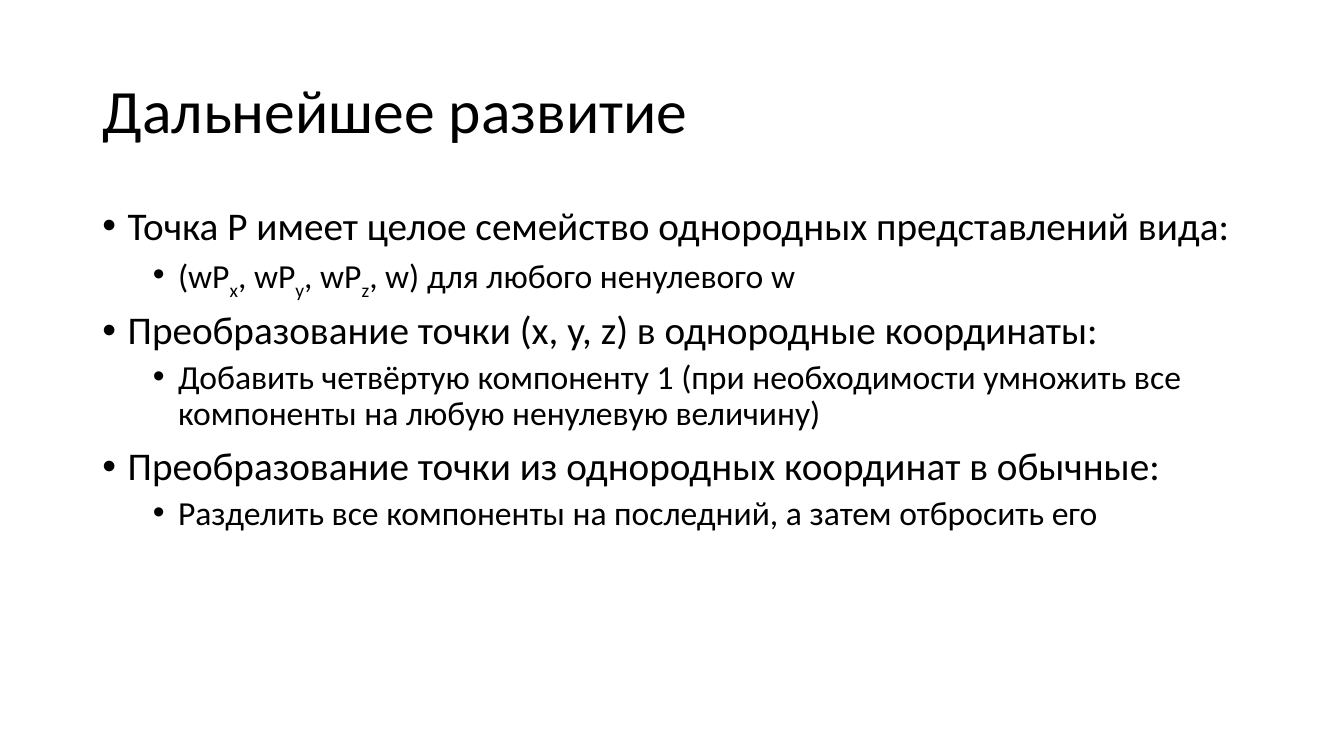
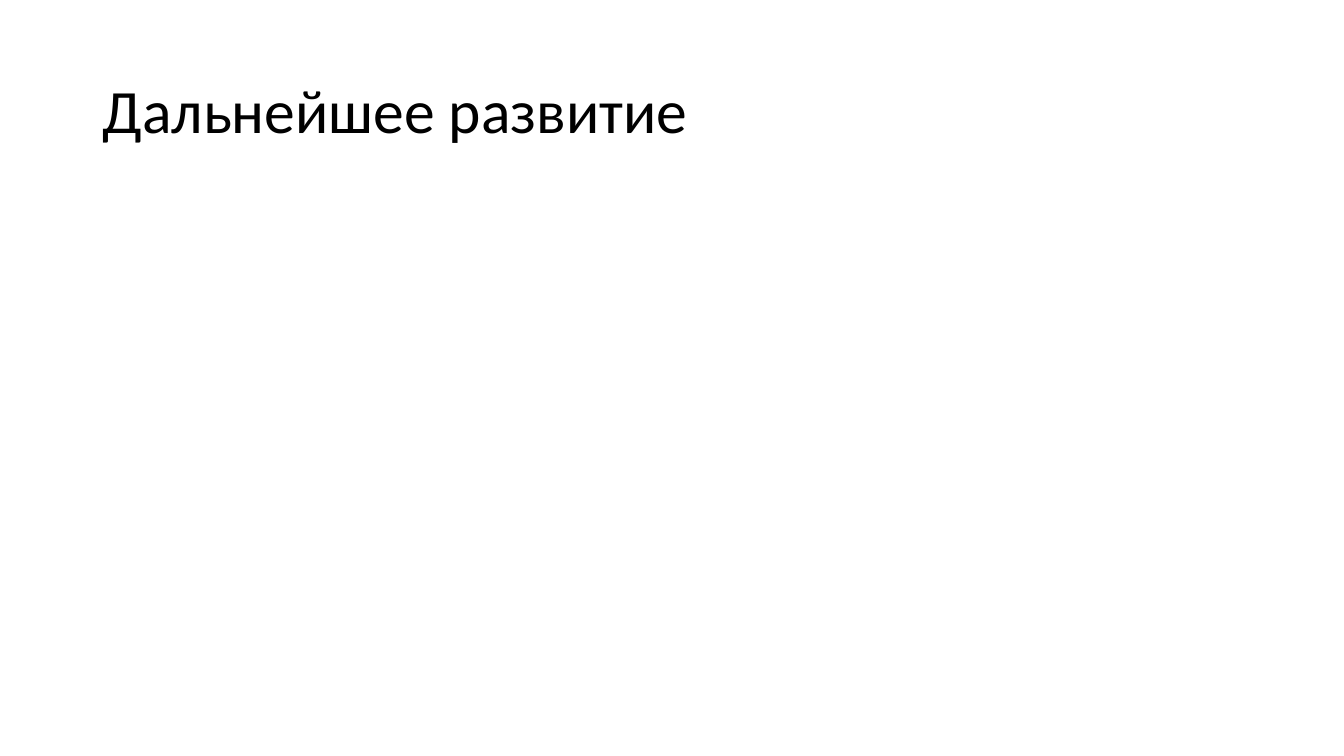
Before and after one commit to alexey-malov/cg-course, a slide deck: slide 148 of lectures/04 - Векторный анализ, трансформации и матрицы.pptx (slide 145 before the commit). Drawn at 1344x756 pixels with LibreOffice and Linux fonts; fonts in the diff are those of the drawing; grey boxes stand for pictures. Boxes give left, top, right and bottom in pixels: in the first picture for what was removed or moved away, otherwise in the second. Text is boxed around its words. In the diff, an @@ line names an element or a change of style, - is before the commit and + after.

```diff
--- a/lectures/04 - Векторный анализ, трансформации и матрицы.pptx
+++ b/lectures/04 - Векторный анализ, трансформации и матрицы.pptx
@@ text removed at bbox=[128, 213, 1229, 531] @@
-• Точка P имеет целое семейство однородных представлений вида:
-  • (wPx, wPy, wPz, w) для любого ненулевого w
-• Преобразование точки (x, y, z) в однородные координаты:
-  • Добавить четвёртую компоненту 1 (при необходимости умножить все компоненты на любую ненулевую величину)
-• Преобразование точки из однородных координат в обычные:
-  • Разделить все компоненты на последний, а затем отбросить его
```
Also in this commit, not shown: 23 other slides changed, 7 slides added, 4 slides removed, 27 other files.
